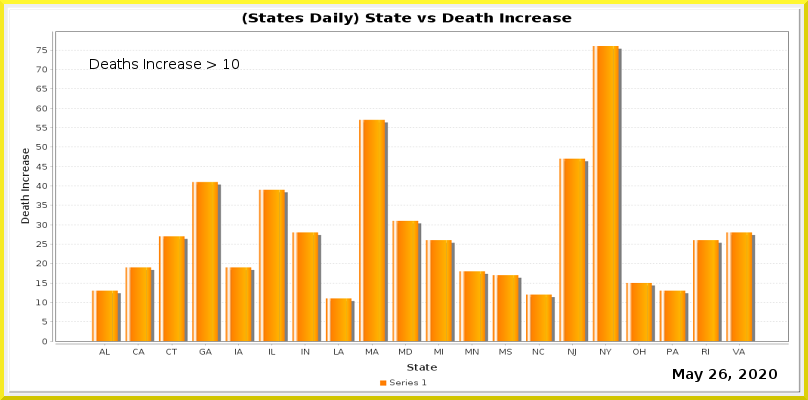
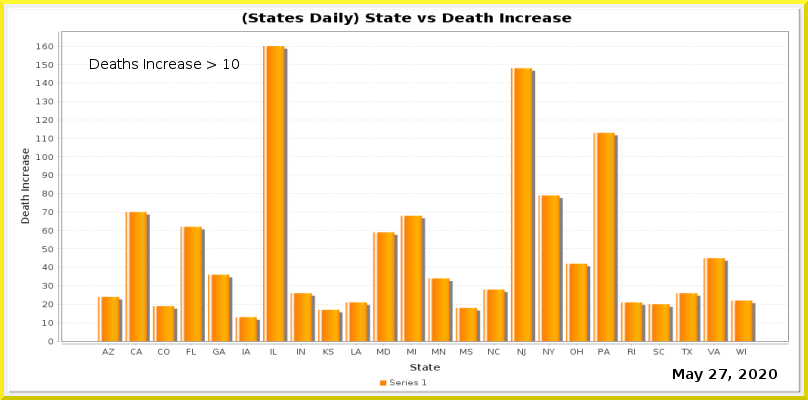
Layers edited between the first and the second w=808, h=400 image:
painted on "Current Date" over (x1=719, y1=369, x2=727, y2=379)
painted on "Date_vs_TestIncrease.png" over (x1=8, y1=8, x2=802, y2=394)
